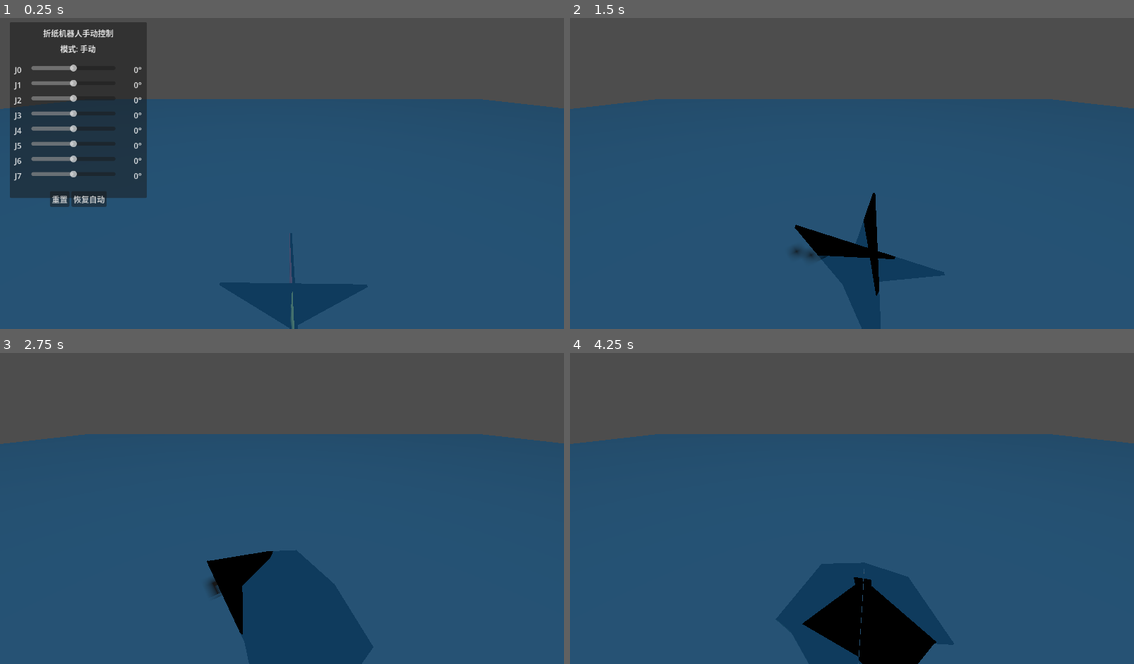
Above: before the commit, frames 1-4 (two rows, left to right).
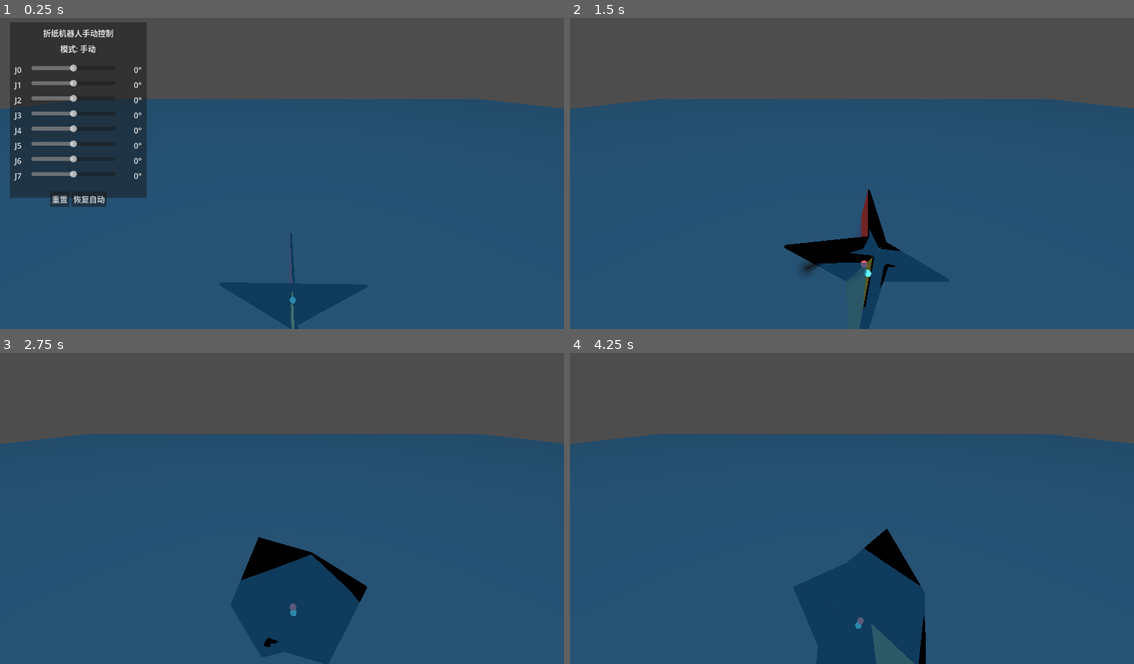
Above: after the commit, the same moments.

Repository: q-qo-o/origami_robot
Game: Godot game, scene res://scenes/ocean.tscn
Same seed, same stepped clock (60 frames per second), same inputs: the game is played once before the commit and once after it.
Inputs (mouse positions are in pixels of both pictures, inside the frame that each line leads up to):
- Up to frame 1 (0.25 s): no input
- Up to frame 2 (1.5 s): click "重置" at 0.5 s; click "恢复自动" at 1.25 s
- Up to frame 3 (2.75 s): move the mouse to (406, 489) at 2.02 s; hold Shift from 2.03 s (still down); click (406, 489) at 2.17 s
- Up to frame 4 (4.25 s): release Shift at 2.75 s; drag from (739, 520) to (823, 567) at 2.77 s; move the mouse to (908, 436) at 3.52 s; hold Shift from 3.53 s (still down); click (908, 436) at 3.67 s

The runs differ from the first frame. In frame 1, less than 0.1% of the frame differs, in the area x 51-53%, y 89-92%; in frame 2, 1.9%; in frame 3, 2.0%; in frame 4, 4.1%, in the area x 41-65%, y 56-100%.

Commit message:
feat: 实时显示整体重心与浮心（红色=重心，蓝色=浮心，不受遮挡）
- buoyancy_mesh.gd: 公开 last_buoyancy_center_world / last_total_force
- robot_center_visualizer.gd: 新增可视化脚本，每帧计算8面加权重心与浮心
- origami_robot.tscn: 添加 CenterVisualizer 节点
- 使用禁用深度测试的 ShaderMaterial，确保圆点始终在最上层渲染

Diff:
--- a/scenes/origami_robot.tscn
+++ b/scenes/origami_robot.tscn
@@ -2,6 +2,7 @@
 
 [ext_resource type="Script" path="res://scripts/buoyancy/buoyancy_mesh.gd" id="buoyancy_script"]
 [ext_resource type="Script" path="res://scripts/robot_motion.gd" id="robot_motion"]
+[ext_resource type="Script" path="res://scripts/robot_center_visualizer.gd" id="center_visualizer"]
 
 [sub_resource type="StandardMaterial3D" id="StandardMaterial3D_a0ox0"]
 cull_mode = 2
@@ -366,3 +367,6 @@
 
 [node name="MotionController" type="Node3D" parent="."]
 script = ExtResource("robot_motion")
+
+[node name="CenterVisualizer" type="Node3D" parent="."]
+script = ExtResource("center_visualizer")
--- a/scripts/buoyancy/buoyancy_mesh.gd
+++ b/scripts/buoyancy/buoyancy_mesh.gd
@@ -125,9 +125,9 @@
 ## 所有 mesh 的总体积（用于 submerged_ratio 归一化）
 var _total_mesh_volume: float = 0.0
 
-## 调试用：最近一帧的浮心和浮力大小
-var _last_buoyancy_center_world: Vector3
-var _last_total_force: float = 0.0
+## 最近一帧的浮心和浮力大小（公开，供外部可视化脚本读取）
+var last_buoyancy_center_world: Vector3
+var last_total_force: float = 0.0
 
 
 # ============================================================
@@ -316,8 +316,8 @@
 		# 阿基米德浮力：F = ρ · g · V，方向竖直向上
 		# 乘以 buoyancy_multiplier 以补偿薄壳外廓排开体积
 		var buoyancy_force := Vector3.UP * submerged_volume * fluid_density * _gravity * buoyancy_multiplier
-		_last_total_force = buoyancy_force.length()
-		_last_buoyancy_center_world = centroid_world
+		last_total_force = buoyancy_force.length()
+		last_buoyancy_center_world = centroid_world
 
 		# state.apply_force(force, position) 的 position 参数是
 		# 世界坐标系中的位置，而非相对偏移。直接传入世界浮心。
@@ -333,7 +333,7 @@
 	else:
 		# 完全出水
 		submerged_ratio = 0.0
-		_last_total_force = 0.0
+		last_total_force = 0.0
 
 	# 更新公开状态供外部读取
 	vertical_velocity = state.linear_velocity.y
--- /dev/null
+++ b/scripts/robot_center_visualizer.gd
@@ -0,0 +1,113 @@
+extends Node3D
+
+## 实时显示折纸机器人整体重心与浮心
+## ============================================================
+## - 红色圆点 = 整体重心（Center of Mass, COM）
+## - 蓝色圆点 = 整体浮心（Center of Buoyancy, COB）
+##
+## 重心：所有 face RigidBody3D 的 center_of_mass（世界坐标）按 mass 加权平均。
+## 浮心：所有 face 的 buoyancy_mesh.gd 计算的 last_buoyancy_center_world
+##       按 last_total_force 加权平均。
+
+const SPHERE_RADIUS := 0.022
+const FACE_COUNT := 8
+
+## 始终在最上层渲染的球体 shader（禁用深度测试 + 自发光）
+const _MARKER_SHADER_CODE := """
+shader_type spatial;
+render_mode unshaded, depth_test_disabled, cull_disabled;
+
+uniform vec4 albedo : source_color = vec4(1.0, 0.0, 0.0, 1.0);
+uniform float emission_energy : hint_range(0.0, 16.0) = 2.5;
+
+void fragment() {
+	ALBEDO = albedo.rgb * emission_energy;
+	ALPHA = albedo.a;
+}
+"""
+
+var _com_marker: MeshInstance3D   # 重心标记（红色）
+var _cob_marker: MeshInstance3D   # 浮心标记（蓝色）
+
+# 缓存 face 节点引用，避免每帧 get_node
+var _faces: Array[RigidBody3D] = []
+
+
+func _ready() -> void:
+	_com_marker = _create_sphere_marker("CenterOfMass", Color(1.0, 0.15, 0.15, 1.0))
+	_cob_marker = _create_sphere_marker("CenterOfBuoyancy", Color(0.15, 0.5, 1.0, 1.0))
+	add_child(_com_marker)
+	add_child(_cob_marker)
+
+	# 缓存 face 引用
+	for i in range(FACE_COUNT):
+		var face = get_node_or_null("../face" + str(i)) as RigidBody3D
+		if face:
+			_faces.append(face)
+		else:
+			push_warning("[CenterVisualizer] face%d not found" % i)
+
+
+func _process(_delta: float) -> void:
+	if _faces.is_empty():
+		return
+
+	var total_mass := 0.0
+	var weighted_com := Vector3.ZERO
+
+	var total_buoyancy_force := 0.0
+	var weighted_cob := Vector3.ZERO
+	var any_buoyancy := false
+
+	for face in _faces:
+		# ---- 重心 ----
+		var mass := face.mass
+		# center_of_mass 是刚体局部坐标；用 global_transform 转到世界系
+		var com_world := face.global_transform * face.center_of_mass
+		total_mass += mass
+		weighted_com += com_world * mass
+
+		# ---- 浮心 ----
+		# buoyancy_mesh.gd 中的公开变量
+		var buoyancy_force: float = face.get("last_total_force")
+		var buoyancy_center: Vector3 = face.get("last_buoyancy_center_world")
+		if buoyancy_force > 1e-6:
+			total_buoyancy_force += buoyancy_force
+			weighted_cob += buoyancy_center * buoyancy_force
+			any_buoyancy = true
+
+	# 更新重心标记
+	if total_mass > 0.0:
+		_com_marker.global_position = weighted_com / total_mass
+		_com_marker.visible = true
+	else:
+		_com_marker.visible = false
+
+	# 更新浮心标记
+	if any_buoyancy and total_buoyancy_force > 0.0:
+		_cob_marker.global_position = weighted_cob / total_buoyancy_force
+		_cob_marker.visible = true
+	else:
+		_cob_marker.visible = false
+
+
+## 创建一个始终在最上层渲染的自发光球体标记
+func _create_sphere_marker(marker_name: String, color: Color) -> MeshInstance3D:
+	var mi := MeshInstance3D.new()
+	mi.name = marker_name
+
+	var sphere := SphereMesh.new()
+	sphere.radius = SPHERE_RADIUS
+	sphere.height = SPHERE_RADIUS * 2.0
+	mi.mesh = sphere
+
+	var shader := Shader.new()
+	shader.code = _MARKER_SHADER_CODE
+
+	var mat := ShaderMaterial.new()
+	mat.shader = shader
+	mat.set_shader_parameter("albedo", color)
+	mat.set_shader_parameter("emission_energy", 2.5)
+	mi.material_override = mat
+
+	return mi
--- a/scripts/robot_motion.gd
+++ b/scripts/robot_motion.gd
@@ -186,9 +186,9 @@
 			_initialized = true
 			print("[OrigamiMotion] Initial dihedral angles: ", _format_angles(initial_deltas))
 			print("[OrigamiMotion] Velocity signs: ", _velocity_signs)
-			# 初始化手动目标为当前角度
+			# 初始化手动目标为 0（完全展开）
 			for i in range(len(joints)):
-				_manual_targets[i] = initial_deltas[i]
+				_manual_targets[i] = 0.0
 				_update_slider_from_target(i)
 		return
 
@@ -367,7 +367,7 @@
 
 func _on_reset_pressed():
 	for i in range(len(joints)):
-		_manual_targets[i] = initial_deltas[i]
+		_manual_targets[i] = 0.0
 		_integral_terms[i] = 0.0
 		_prev_errors[i] = 0.0
 		_update_slider_from_target(i)
